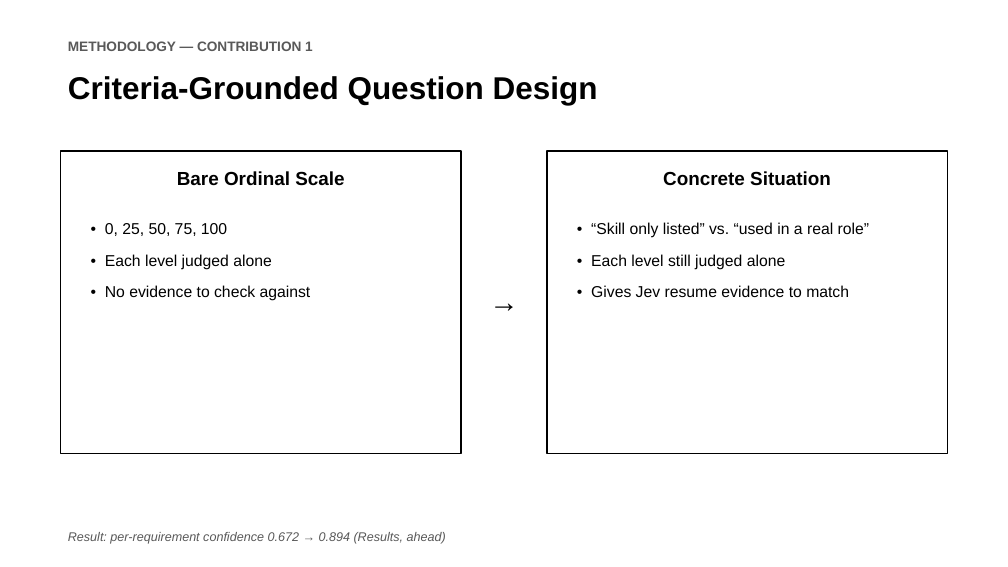
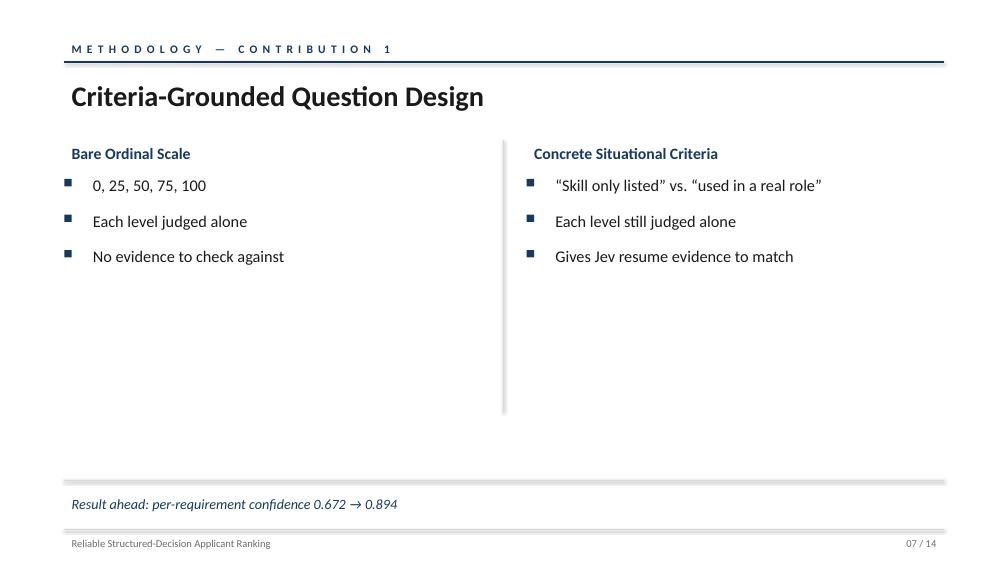
Before and after one commit to jessieangelicauni/hire-rank, a slide deck: slide 7 of docs/presentation/icaides2026_jev.pptx. Drawn at 1008x567 pixels with LibreOffice and Linux fonts; fonts in the diff are those of the drawing. Boxes give left, top, right and bottom in pixels: in the first picture for what was removed or moved away, otherwise in the second. Text is boxed around its words. In the diff, an @@ line names an element or a change of style, - is before the commit and + after.

```diff
--- a/docs/presentation/icaides2026_jev.pptx
+++ b/docs/presentation/icaides2026_jev.pptx
@@ text at <box>72,43,390,56</box>: text changed; size 13 to 11 pt; font Arial to Calibri; text colour #595959 to #163A5F @@
-METHODOLOGY — CONTRIBUTION 1
+M E T H O D O L O G Y — C O N T R I B U T I O N 1
@@ text "Criteria-Grounded Question Design": place and size @@
-text "Criteria-Grounded Question Design" at <box>68,76,598,105</box>
+text "Criteria-Grounded Question Design" at <box>72,86,484,111</box>
@@ text "Criteria-Grounded Question Design" at <box>72,86,484,111</box>: size 30 to 27 pt, font Arial to Calibri, text colour #000000 to #1A1A1A @@
@@ line added from (64, 62) to (944, 62), #163A5F 1.5 pt @@
@@ text "Bare Ordinal Scale": place and size @@
-text "Bare Ordinal Scale" at <box>177,171,344,186</box>
+text "Bare Ordinal Scale" at <box>72,148,190,159</box>
@@ text "Bare Ordinal Scale" at <box>72,148,190,159</box>: size 18 to 15 pt, font Arial to Calibri, text colour #000000 to #163A5F; alignment centre to left @@
@@ line added from (504, 140) to (504, 412), #D9D9D9 1 pt @@
@@ text at <box>534,148,718,159</box>: text changed; size 18 to 15 pt; font Arial to Calibri; text colour #000000 to #163A5F @@
-Concrete Situation
+Concrete Situational Criteria
@@ rectangle removed at <box>60,151,461,454</box> @@
@@ rectangle added at <box>64,179,72,187</box>, fill #163A5F @@
@@ rectangle added at <box>527,179,535,187</box>, fill #163A5F @@
@@ rectangle removed at <box>547,151,948,454</box> @@
@@ text added at <box>555,179,822,194</box>, 15.5 pt, text #1A1A1A @@
+“Skill only listed” vs. “used in a real role”
@@ text added at <box>93,180,206,193</box>, 15.5 pt, text #1A1A1A @@
+0, 25, 50, 75, 100
@@ rectangle added at <box>64,215,72,222</box>, fill #163A5F @@
@@ text at <box>93,215,248,230</box>: text changed; size 15 to 15.5 pt; font Arial to Calibri; text colour #000000 to #1A1A1A @@
-• “Skill only listed” vs. “used in a real role”
-• Each level still judged alone
-• Gives Jev resume evidence to match
+Each level judged alone
@@ rectangle added at <box>527,215,535,222</box>, fill #163A5F @@
@@ text added at <box>555,215,736,230</box>, 15.5 pt, text #1A1A1A @@
+Each level still judged alone
@@ rectangle added at <box>64,250,72,258</box>, fill #163A5F @@
@@ text at <box>93,250,284,265</box>: text changed; size 15 to 15.5 pt; font Arial to Calibri; text colour #000000 to #1A1A1A @@
-• 0, 25, 50, 75, 100
-• Each level judged alone
-• No evidence to check against
+No evidence to check against
@@ rectangle added at <box>527,250,535,258</box>, fill #163A5F @@
@@ text added at <box>555,250,793,262</box>, 15.5 pt, text #1A1A1A @@
+Gives Jev resume evidence to match
@@ text removed at <box>461,280,547,325</box> @@
-→
@@ line added from (64, 480) to (944, 480), #D9D9D9 1 pt @@
@@ text at <box>72,499,397,512</box>: text changed; size 12 to 13.5 pt; font Arial to Calibri; text colour #595959 to #163A5F @@
-Result: per-requirement confidence 0.672 → 0.894 (Results, ahead)
+Result ahead: per-requirement confidence 0.672 → 0.894
@@ line added from (64, 529) to (944, 529), #D9D9D9 0.75 pt @@
@@ text added at <box>72,540,271,549</box>, 10 pt, text #6B6B6B @@
+Reliable Structured-Decision Applicant Ranking
@@ text added at <box>906,540,937,547</box>, 10 pt, text #6B6B6B @@
+07 / 14
```
Also in this commit, not shown: 9 other slides changed, 4 slides added, 4 slides removed, 7 other files.
